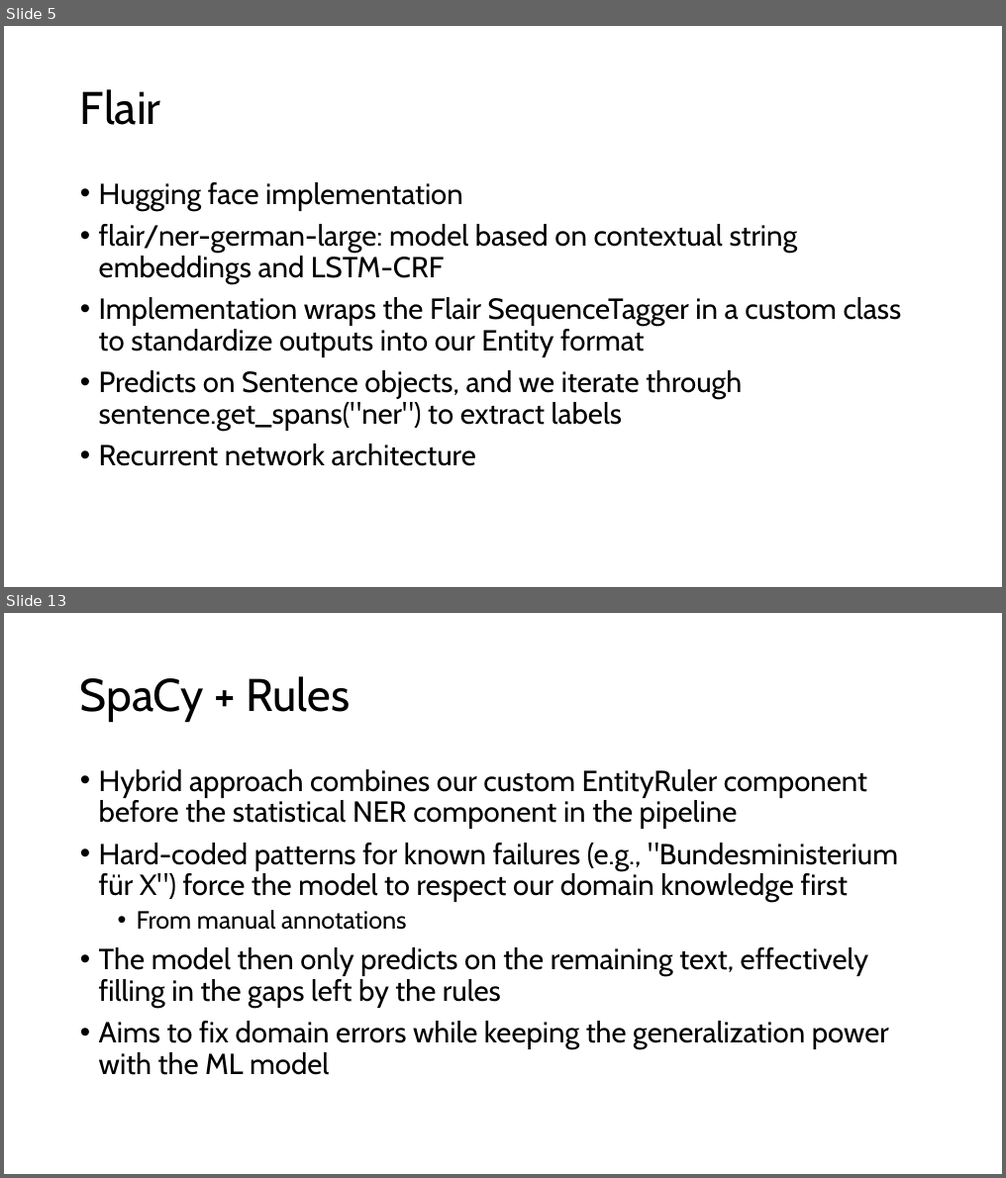
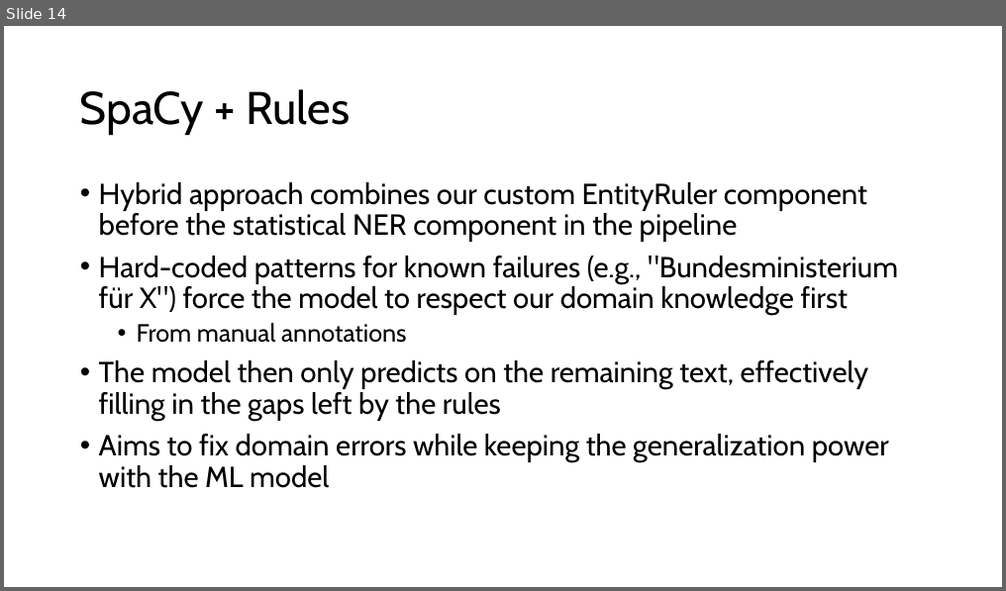
Before and after one commit to kiliankoeck/NLP, a slide deck: NLP-Group18.pptx. Shown one above the other, each under a label of ours: slides 5 and 13 before the commit, slide 14 after it; the slides between them are not shown. The pictures are 1006x1178 and 1006x591 pixels, drawn with LibreOffice and Linux fonts; fonts in the diff are those of the drawing. Boxes give left, top, right and bottom in pixels: in the first picture for what was removed or moved away, otherwise in the second. Text is boxed around its words. In the diff, an @@ line names an element or a change of style, - is before the commit and + after.

```diff
--- a/NLP-Group18.pptx
+++ b/NLP-Group18.pptx
@@ slide 5 removed at <box>4,26,1002,587</box>, background #FFFFFF @@
@@ title removed at <box>80,89,161,125</box> @@
-Flair
@@ text removed at <box>99,182,902,467</box> @@
-• Hugging face implementation
-• flair/ner-german-large: model based on contextual string embeddings and LSTM-CRF
-• Implementation wraps the Flair SequenceTagger in a custom class to standardize outputs into our Entity format
-• Predicts on Sentence objects, and we iterate through sentence.get_spans("ner") to extract labels
-• Recurrent network architecture
@@ what was slide 13 is now slide 14 @@
```
Also in this commit, not shown: 7 slides changed, 6 slides added, 4 other slides removed.
